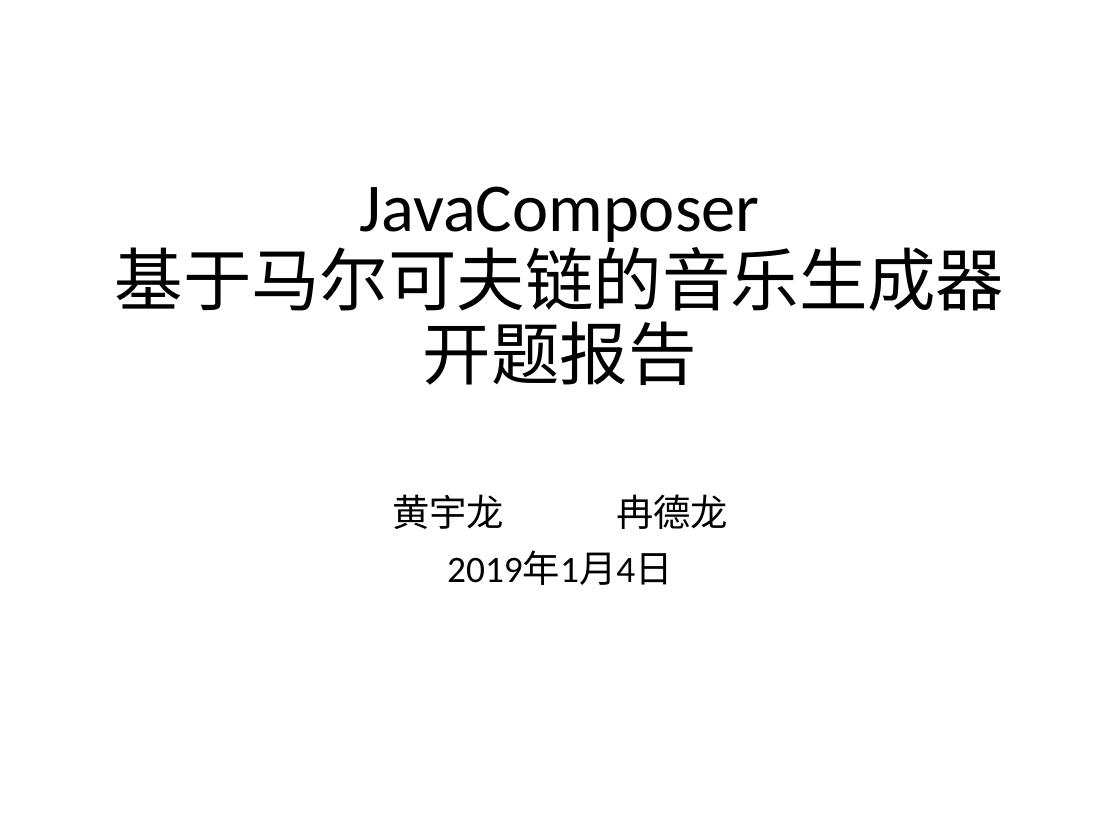
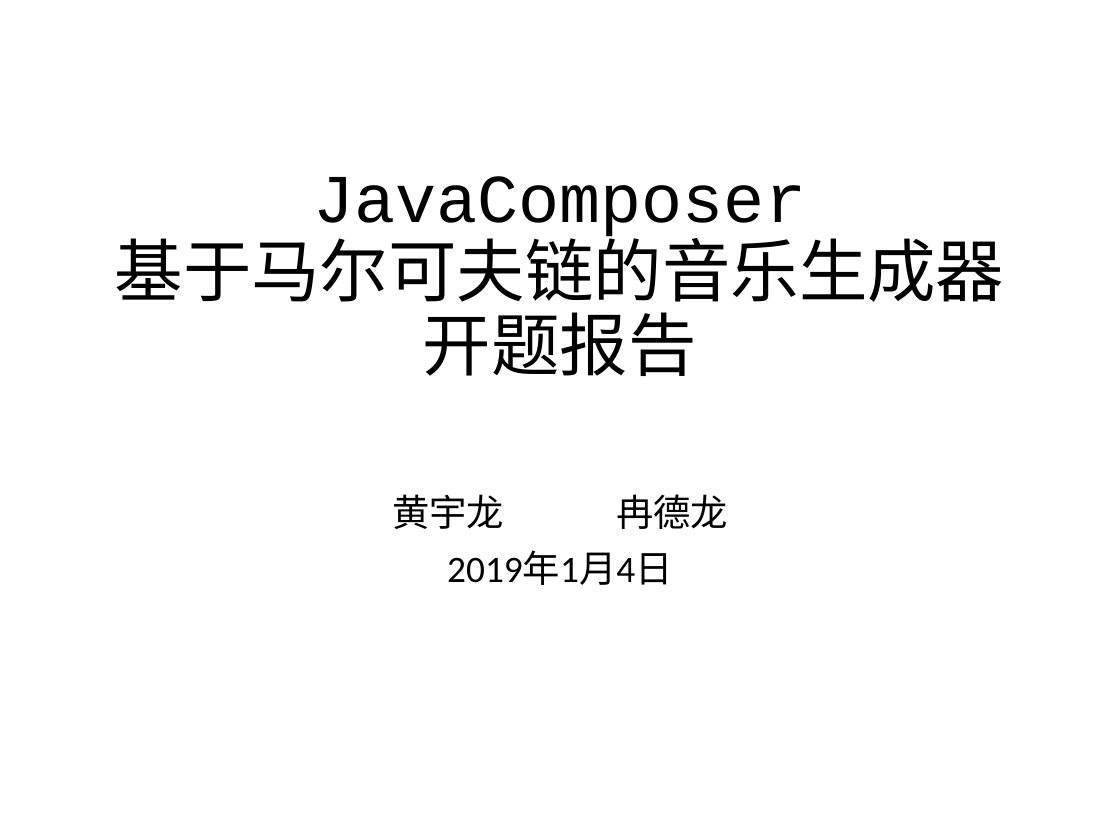
Before and after one commit to eggry/JavaComposer, a slide deck: slide 1 of 立项ppt/基于马尔可夫链的音乐生成器.pptx. Drawn at 1120x840 pixels with LibreOffice and Linux fonts; fonts in the diff are those of the drawing. Boxes give left, top, right and bottom in pixels: in the first picture for what was removed or moved away, otherwise in the second. Text is boxed around its words. In the diff, an @@ line names an element or a change of style, - is before the commit and + after.

```diff
--- a/立项ppt/基于马尔可夫链的音乐生成器.pptx
+++ b/立项ppt/基于马尔可夫链的音乐生成器.pptx
@@ title "JavaComposer 基于马尔可夫链的音乐生成器 开题报告": place and size @@
-title "JavaComposer 基于马尔可夫链的音乐生成器 开题报告" at <box>115,186,1005,385</box>
+title "JavaComposer 基于马尔可夫链的音乐生成器 开题报告" at <box>115,176,1005,376</box>
@@ title "JavaComposer 基于马尔可夫链的音乐生成器 开题报告" at <box>115,176,1005,376</box>: font Calibri to Courier New in "JavaComposer" @@
```
Also in this commit, not shown: 2 other slides changed, 1 slide added, 12 other files.
